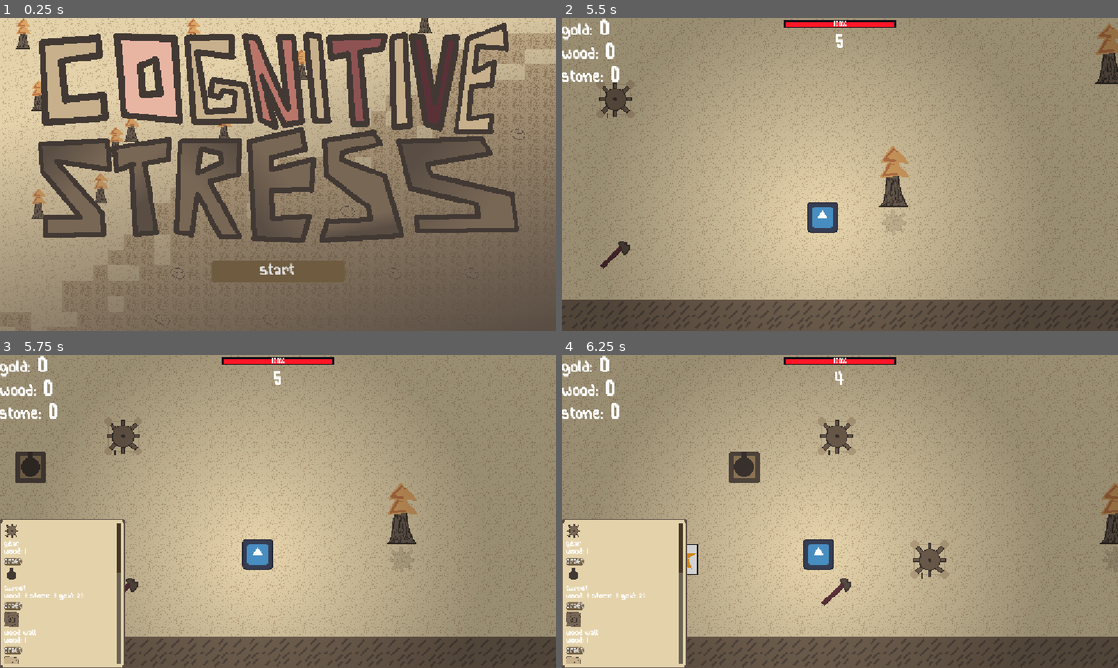
Above: before the commit, frames 1-4 (two rows, left to right).
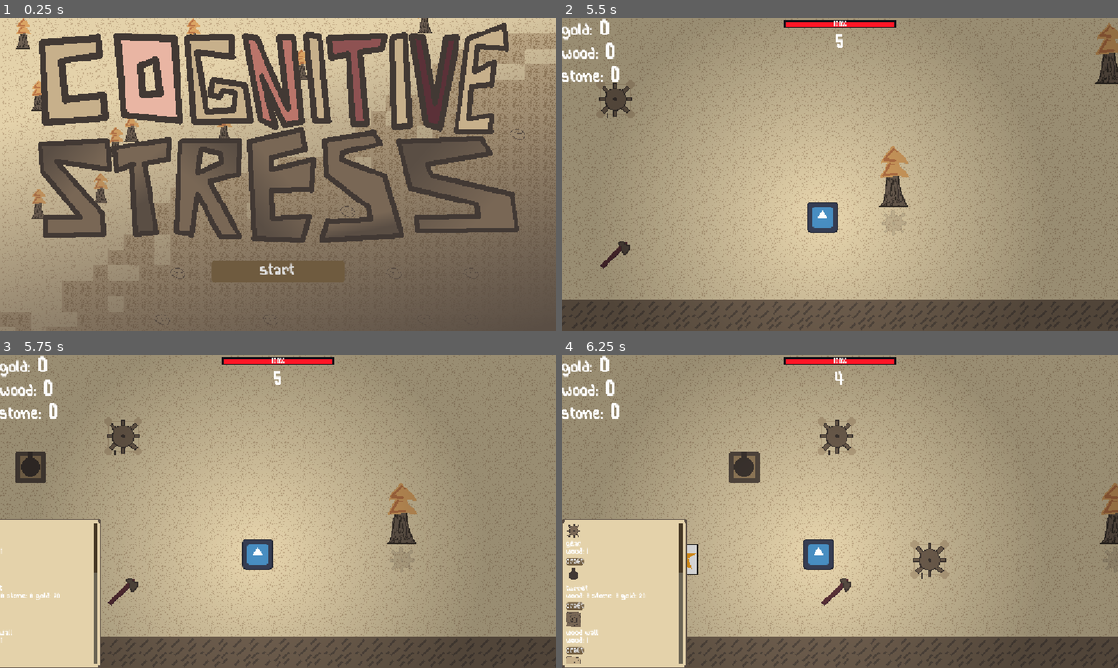
Above: after the commit, the same moments.

Repository: Deeeeelan/serious-game
Game: Godot game, scene res://scenes/title_screen.tscn
Same seed, same stepped clock (60 frames per second), same inputs: the game is played once before the commit and once after it. The engine's default icon, where the game draws it, is replaced by a stand-in: a white triangle on a blue panel in a dark square.
Inputs (mouse positions are in pixels of both pictures, inside the frame that each line leads up to):
- Up to frame 1 (0.25 s): no input
- Up to frame 2 (5.5 s): click "Start" at 0.5 s; click "Start" at 1.25 s; tap Enter at 2 s; move the mouse to (962, 158) at 2.02 s; hold D (right) 2.03-2.78 s; hold Q (drop) 2.03-2.78 s; click (962, 158) at 2.17 s; tap Space (interact) at 2.3, 2.85, 3.8, 4.35, 5.3 s; move the mouse to (728, 190) at 2.77 s; hold S (down) 2.78-3.53 s; tap Q (drop) at 3.05, 4.55 s; move the mouse to (895, 105) at 3.52 s; hold D (right) 3.53-4.28 s; hold Q (drop) 3.53-4.28 s; move the mouse to (812, 237) at 4.27 s; hold W (up) 4.28-5.03 s; click (812, 237) at 4.42 s; move the mouse to (1006, 221) at 5.02 s; hold A (left) from 5.03 s (still down); hold N (placeGear) from 5.03 s (still down)
- Up to frame 3 (5.75 s): keep holding A (left); keep holding N (placeGear); tap Escape (escape) at 5.65 s
- Up to frame 4 (6.25 s): keep holding A (left); move the mouse to (673, 464) at 5.77 s; release N (placeGear) at 5.78 s; tap M (placeTestGen) at 5.85 s; tap Q (drop) at 6.05 s

Frames 1-2 are identical in both runs. In frame 3, 3.2% of the frame differs, in the area x 0-23%, y 52-100%; in frame 4, nothing differs.

Commit message:
Add crafting animation

Diff:
--- a/scripts/crafting.gd
+++ b/scripts/crafting.gd
@@ -8,7 +8,12 @@
 
 var materials = ["wood", "stone", "iron", "gold"]
 
+var menu_open = false
+var animating = false
+
 func _ready() -> void:
+	anchor_left = -0.225
+	anchor_right = 0
 	for recipe in GameRecipes.building_recipes.values():
 		var new_gui = building_section.instantiate()
 		var texture: AtlasTexture = new_gui.get_node("TextureRect").texture.duplicate()
@@ -52,7 +57,21 @@
 
 func _input(event: InputEvent) -> void:
 	if event.is_action_pressed("escape"):
-		if visible:
-			visible = false
-		else:
-			visible = true
+		if not animating:
+			animating = true
+			var tween = get_tree().create_tween().set_parallel(true).set_ease(Tween.EASE_OUT).set_trans(Tween.TRANS_CIRC)
+			if menu_open:
+				menu_open = false
+				tween.tween_property(self, "anchor_left", -0.225, 0.2)
+				tween.tween_property(self, "anchor_right", 0, 0.2)
+
+			else:
+				menu_open = true
+				visible = true
+				tween.tween_property(self, "anchor_left", 0.0, 0.2)
+				tween.tween_property(self, "anchor_right", 0.225, 0.2)
+			tween.play()
+			await tween.finished
+			visible = menu_open
+
+			animating = false
--- a/scripts/gear_manager.gd
+++ b/scripts/gear_manager.gd
@@ -38,8 +38,8 @@
 # Starts from generator?
 func findAndUpdateConnectedComponents(startPoint: Vector2i, genID: int) -> void: #TODO: add gear ratios/different gear sizes
 	var componentStack: Array[Vector2i] = [startPoint]
+
 	var index: int = 0
-	print("SEARCHING", startPoint)
 
 	while componentStack.size() > index:
 		# Special case for gear directly under gen
--- a/scripts/player_movement.gd
+++ b/scripts/player_movement.gd
@@ -88,7 +88,6 @@
 			$Holding.texture = img
 			$Aim.texture = img
 			if current_tm == %GearAndGenMap and (current_tm.get_cell_atlas_coords(pos) in GEAR_COORDS or current_tm.get_cell_atlas_coords(pos) in GEN_COORDS):
-				print("GEAR")
 				carrying_data.component = true
 				gearManager.clearComponent(pos)
 			elif carrying_data.atcoords in GEN_COORDS:
@@ -98,7 +97,6 @@
 			if source is TileSetScenesCollectionSource:
 				var node = search_scene_at_tile_pos(tm, pos)
 				if node and node.get_script() and (node.get_script() == Building or node.get_script().get_base_script() == Building):
-					print(node.health)
 					carrying_data.health = node.health
 		tm.set_cell(pos, -1)
 
@@ -147,7 +145,6 @@
 		throw_obj.queue_free()
 		if "component" in saved_carrying_data:
 			gearManager.placeGear(pos)
-			print(gearManager.components)
 		elif saved_carrying_data.atcoords in GEN_COORDS:
 			gearManager.placeTestGen(pos , ((saved_carrying_data.atcoords.x - 7) / 2) + 1)
 		else:
